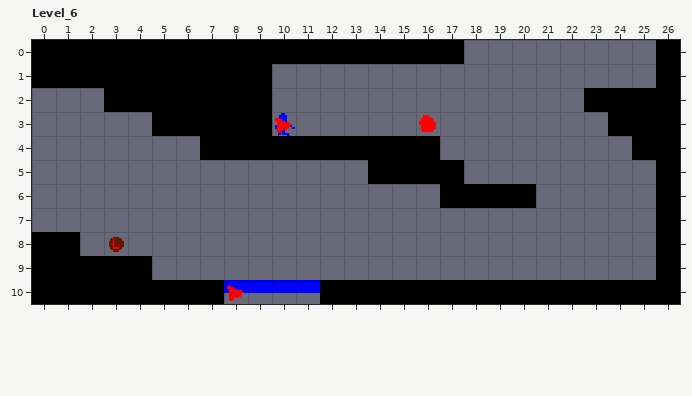
Level history. LDtk project: Assets/Game/World/LDtk/Forest.ldtk. Above, as it was before the edit.
Cells are 16x16 px. Shown: Level_6 x 0..26, y 0..10. The commit also changed other parts of the map, which this record leaves out. The old version is drawn lined up with the new one.
Now the later version:
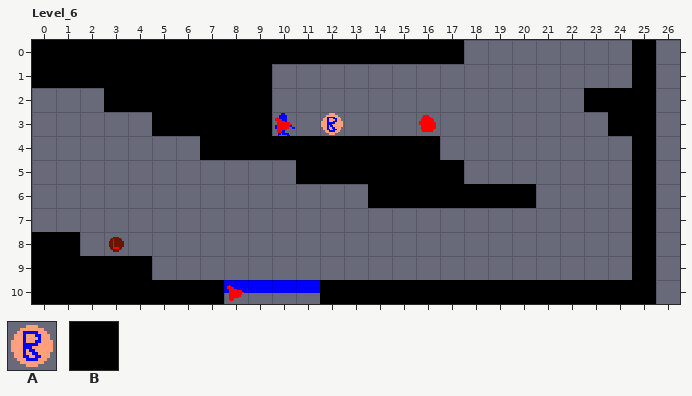
Key: from "Entities": A 20; from "Ground": B 0.
_ is an empty cell.
Tiles replaced or removed in this view: B.
From old to new:
Changed rows in their new state; . is an unchanged cell.
map size 27x11 -> 26x11 cells
Layer "Ground":
first column x 11:
 0 ..............B_
 1 ..............B_
 2 ..............._
 3 ..............._
 4 ..............._
 5 BBB...........B_
 6 ...BBB........B_
 7 ..............B_
 8 ..............B_
 9 ..............B_
10 ..............._
Layer "Entities":
first column x 12:
 3 A
Boxes around the changes in both pictures, in picture pixels (x1, y1, x2, y2):
changed: (632, 40, 680, 304)
added: (321, 113, 343, 135)
added: (296, 160, 440, 208)
